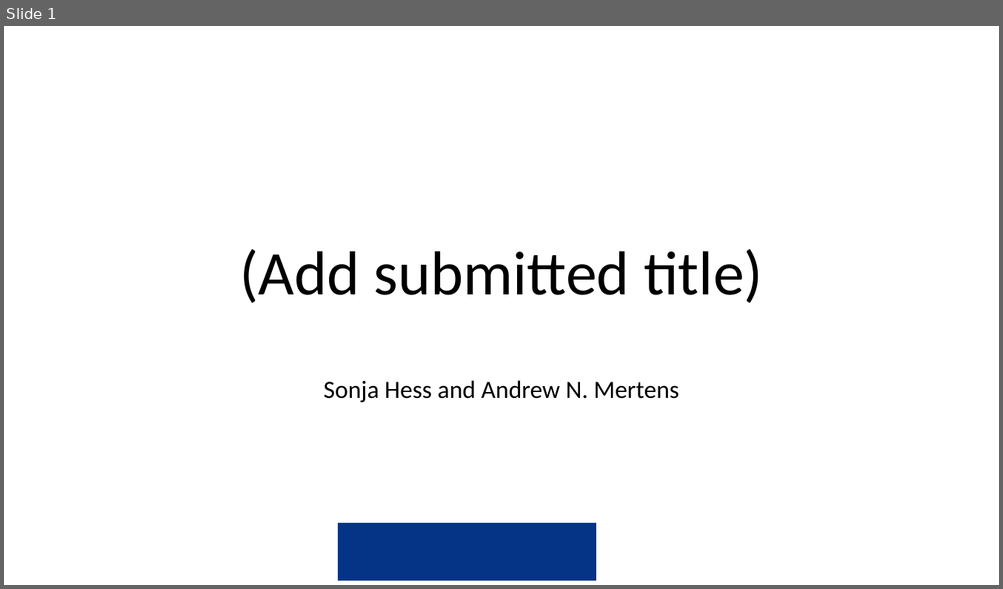
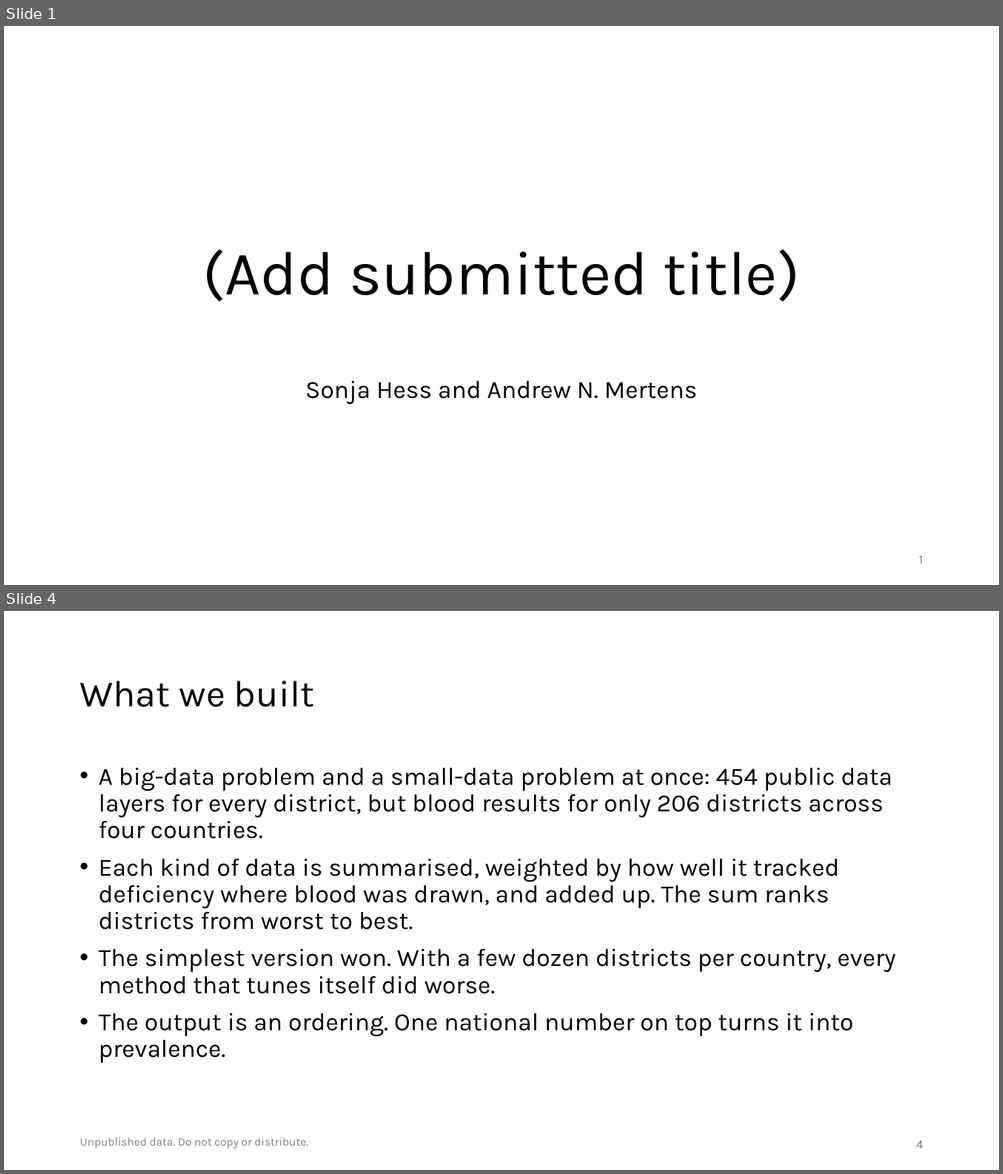
Before and after one commit to amertens/mn-prediction, a slide deck: docs/slides/MN-proxy-policy-deck-2026-09.pptx. Shown one above the other, each under a label of ours: slide 1 before the commit, slides 1 and 4 after it; the slides between them are not shown. The pictures are 1003x589 and 1003x1174 pixels, drawn with LibreOffice and Linux fonts; fonts in the diff are those of the drawing; background and template pictures are left out. Boxes give left, top, right and bottom in pixels: in the first picture for what was removed or moved away, otherwise in the second. Text is boxed around its words. In the diff, an @@ line names an element or a change of style, - is before the commit and + after.

```diff
--- a/docs/slides/MN-proxy-policy-deck-2026-09.pptx
+++ b/docs/slides/MN-proxy-policy-deck-2026-09.pptx
@@ slide 4 added at [4, 611, 999, 1170], background picture (left out) @@
@@ title added at [79, 681, 314, 707], 36 pt, text #000000 @@
+What we built
@@ text added at [99, 768, 896, 1063], 24 pt, text #000000 @@
+• A big-data problem and a small-data problem at once: 454 public data layers for every district, but blood results for only 206 districts across four countries.
+• Each kind of data is summarised, weighted by how well it tracked deficiency where blood was drawn, and added up. The sum ranks districts from worst to best.
+• The simplest version won. With a few dozen districts per country, every method that tunes itself did worse.
+• The output is an ordering. One national number on top turns it into prevalence.
@@ text added at [80, 1138, 308, 1149], 11 pt, text #808080 @@
+Unpublished data. Do not copy or distribute.
@@ page number added at [916, 1141, 922, 1149], 12 pt, text #797979 @@
+4
@@ slide 1 changed as well @@
@@ title "(Add submitted title)" at [203, 249, 800, 302]: font Calibri to Karla @@
@@ subtitle "Sonja Hess and Andrew N. ..." at [305, 381, 697, 405]: font Calibri to Karla @@
@@ rectangle removed at [338, 524, 596, 582] @@
@@ page number added at [919, 556, 923, 564], 12 pt, text #797979 @@
+1
```
Also in this commit, not shown: 14 other slides changed, 6 other slides added, 5 slides removed, 6 other files.
